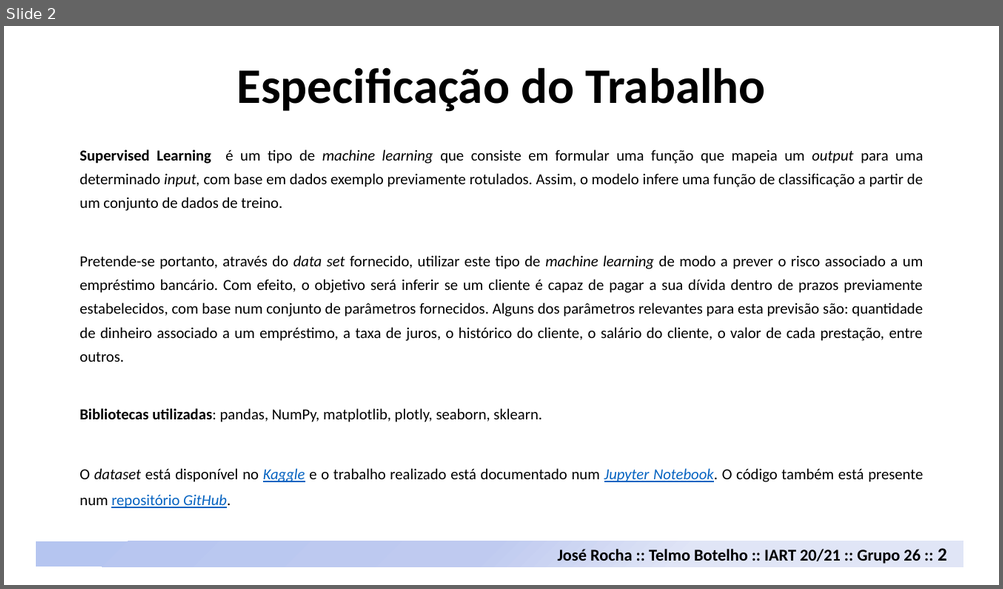
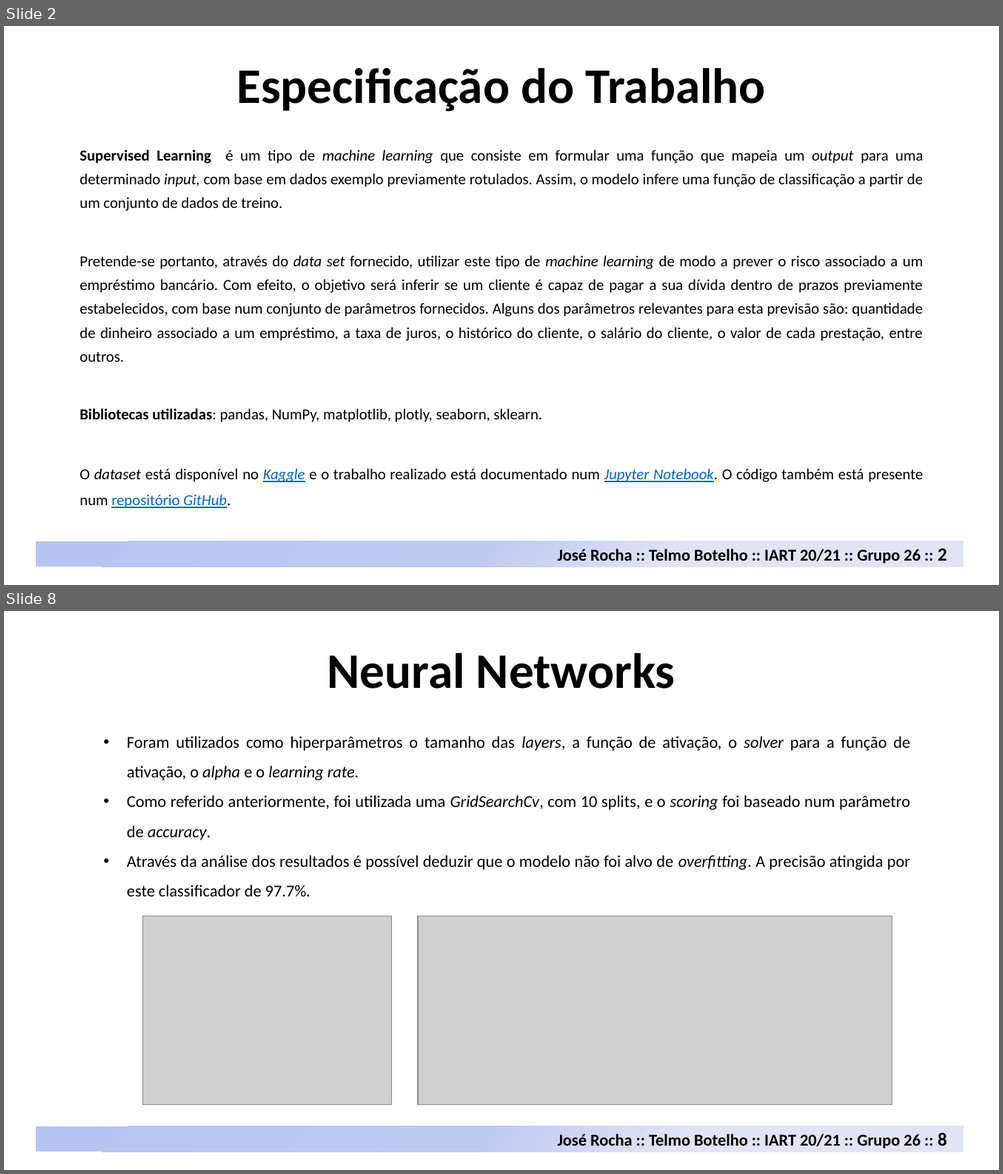
Before and after one commit to davidrocha9/FEUP-IART, a slide deck: Proj2/docs/Credit_Risk_Analysis.pptx. Shown one above the other, each under a label of ours: slide 2 before the commit, slides 2 and 8 after it; the slides between them are not shown. The pictures are 1003x589 and 1003x1174 pixels, drawn with LibreOffice and Linux fonts; fonts in the diff are those of the drawing; grey boxes stand for pictures. Boxes give left, top, right and bottom in pixels: in the first picture for what was removed or moved away, otherwise in the second. Text is boxed around its words. In the diff, an @@ line names an element or a change of style, - is before the commit and + after.

```diff
--- a/Proj2/docs/Credit_Risk_Analysis.pptx
+++ b/Proj2/docs/Credit_Risk_Analysis.pptx
@@ slide 8 added at <box>4,611,999,1170</box>, background #FFFFFF @@
@@ text added at <box>327,653,675,689</box>, 48 pt, text #000000, bold @@
+Neural Networks
@@ text added at <box>127,736,910,897</box>, 16 pt, text #000000 @@
+• Foram utilizados como hiperparâmetros o tamanho das layers, a função de ativação, o solver para a função de ativação, o alpha e o learning rate.
+• Como referido anteriormente, foi utilizada uma GridSearchCv, com 10 splits, e o scoring foi baseado num parâmetro de accuracy.
+• Através da análise dos resultados é possível deduzir que o modelo não foi alvo de overfitting. A precisão atingida por este classificador de 97.7%.
@@ picture added at <box>143,916,391,1105</box> @@
@@ picture added at <box>418,916,893,1105</box> @@
@@ rectangle added at <box>36,1127,964,1152</box>, fill gradient #B6C4F0 to #C0CBF0 to #E0E5F7 @@
@@ text added at <box>558,1133,947,1149</box>, 16 pt, text #000000, bold @@
+José Rocha :: Telmo Botelho :: IART 20/21 :: Grupo 26 :: 8
```
Also in this commit, not shown: 4 slides changed, 4 other slides added, 7 other files.
